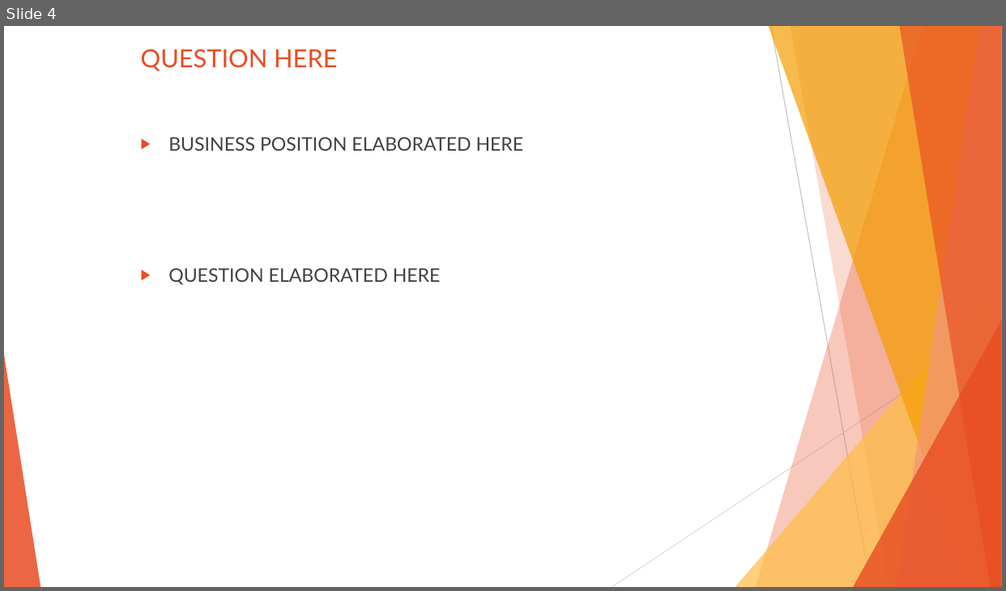
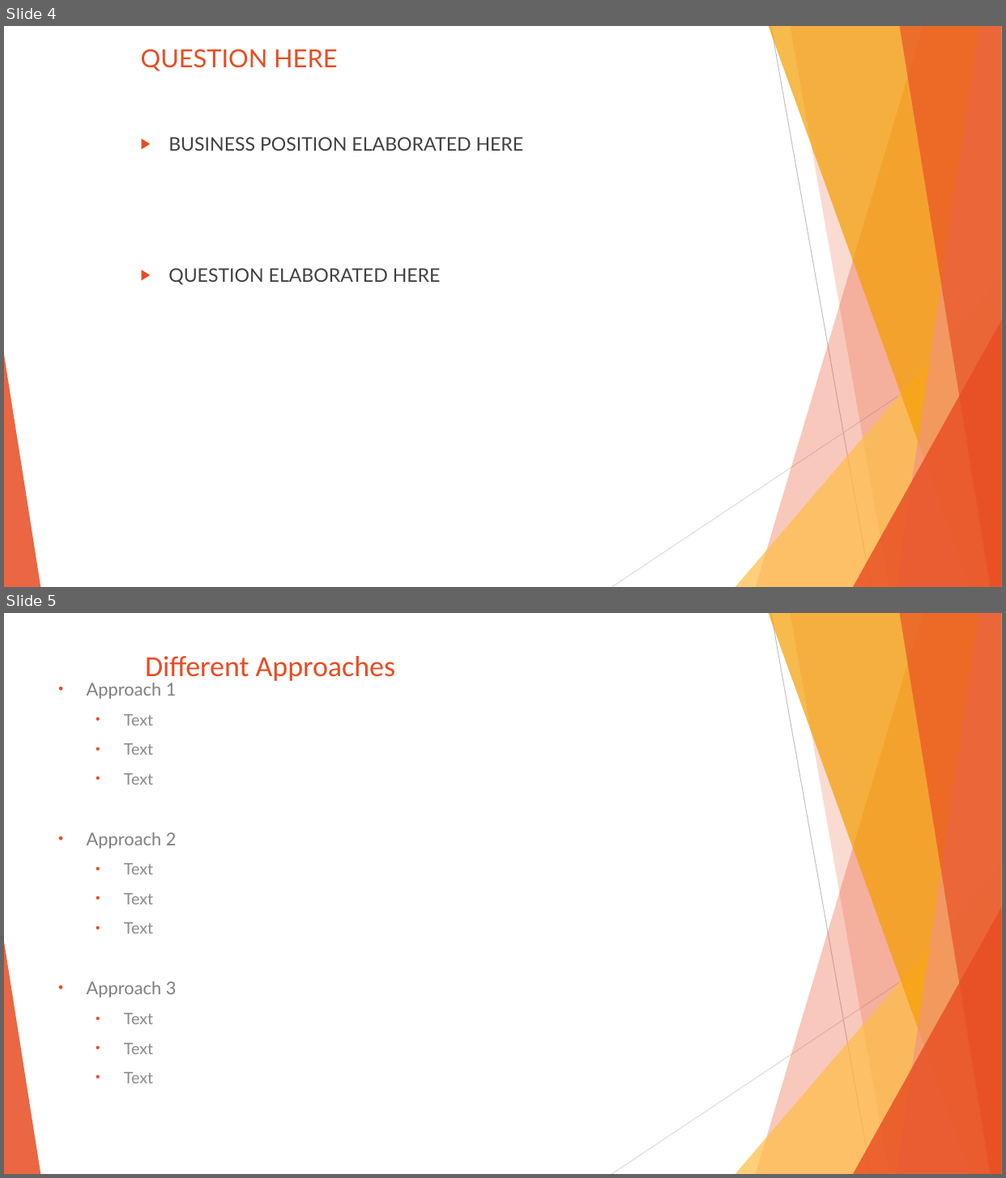
Before and after one commit to SanabuW/NYT-API-Analysis, a slide deck: common/(presentation_temp_file).pptx. Shown one above the other, each under a label of ours: slide 4 before the commit, slides 4 and 5 after it. The pictures are 1006x591 and 1006x1178 pixels, drawn with LibreOffice and Linux fonts; fonts in the diff are those of the drawing. Boxes give left, top, right and bottom in pixels: in the first picture for what was removed or moved away, otherwise in the second. Text is boxed around its words. In the diff, an @@ line names an element or a change of style, - is before the commit and + after.

```diff
--- a/common/(presentation_temp_file).pptx
+++ b/common/(presentation_temp_file).pptx
@@ slide 5 added at (x1=4, y1=613, x2=1002, y2=1174), background #FFFFFF; not listed: 10 template elements that a slide beside it also shows @@
@@ title added at (x1=145, y1=656, x2=395, y2=683), 28 pt, text #E84C22 @@
+Different Approaches
@@ text added at (x1=87, y1=683, x2=177, y2=1084), 15.3 pt, text #8C8C8C @@
+• Approach 1
+  • Text
+  • Text
+  • Text
+• Approach 2
+  • Text
+  • Text
+  • Text
+• Approach 3
+  • Text
+  • Text
+  • Text
```
Also in this commit, not shown: 10 slides changed, 7 other slides added, 8 other files.
